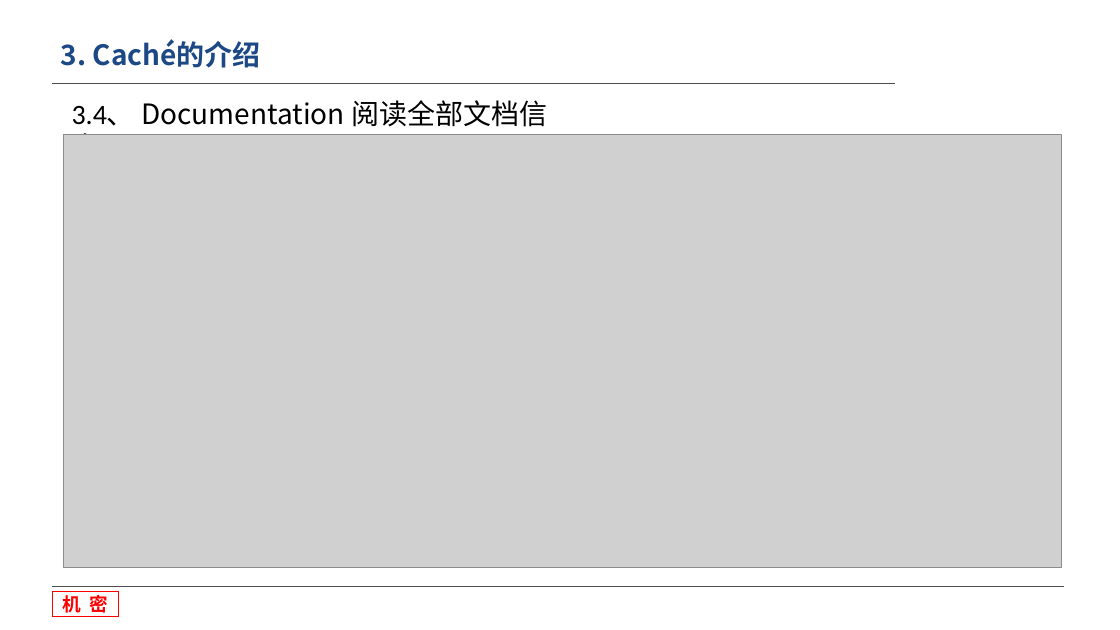
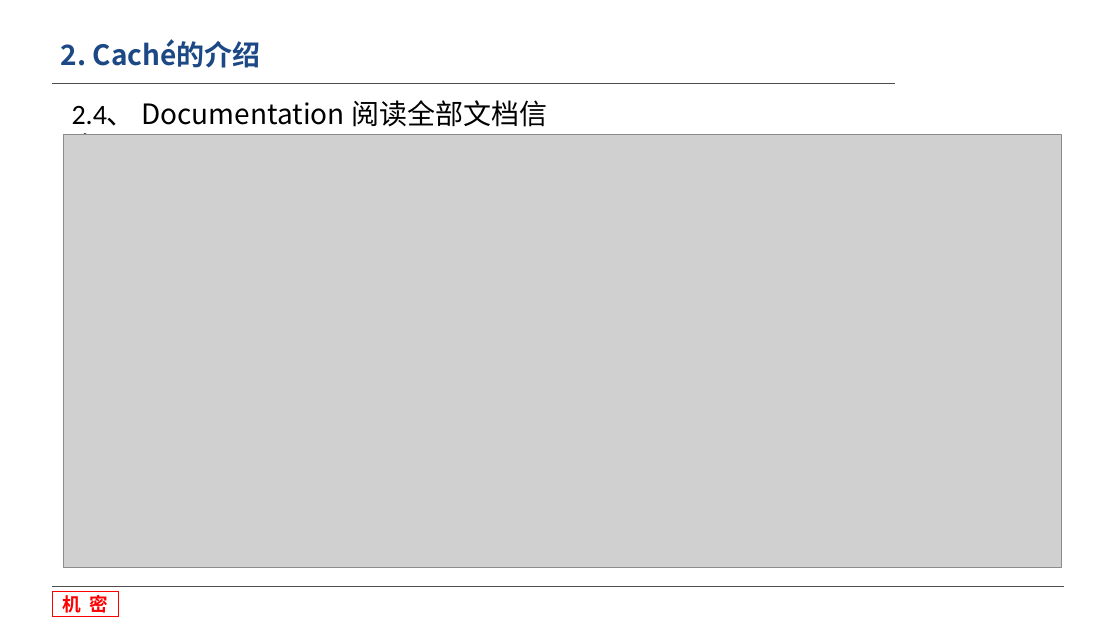
Before and after one commit to wang107014/WorkSpace, a slide deck: slide 14 of 收费-MD/文档/数据库安装和介绍培训.pptx (slide 17 before the commit). Drawn at 1120x630 pixels with LibreOffice and Linux fonts; fonts in the diff are those of the drawing; grey boxes stand for pictures; background and template pictures are left out. Boxes give left, top, right and bottom in pixels: in the first picture for what was removed or moved away, otherwise in the second. Text is boxed around its words. In the diff, an @@ line names an element or a change of style, - is before the commit and + after.

```diff
--- a/收费-MD/文档/数据库安装和介绍培训.pptx
+++ b/收费-MD/文档/数据库安装和介绍培训.pptx
@@ title at (61,39,261,68): text changed @@
-3. Caché的介绍
+2. Caché的介绍
@@ text at (72,100,547,135): text changed @@
-3.4、 Documentation 阅读全部文档信息
+2.4、 Documentation 阅读全部文档信息
```
Also in this commit, not shown: 16 other slides changed, 3 slides added, 18 other files.
